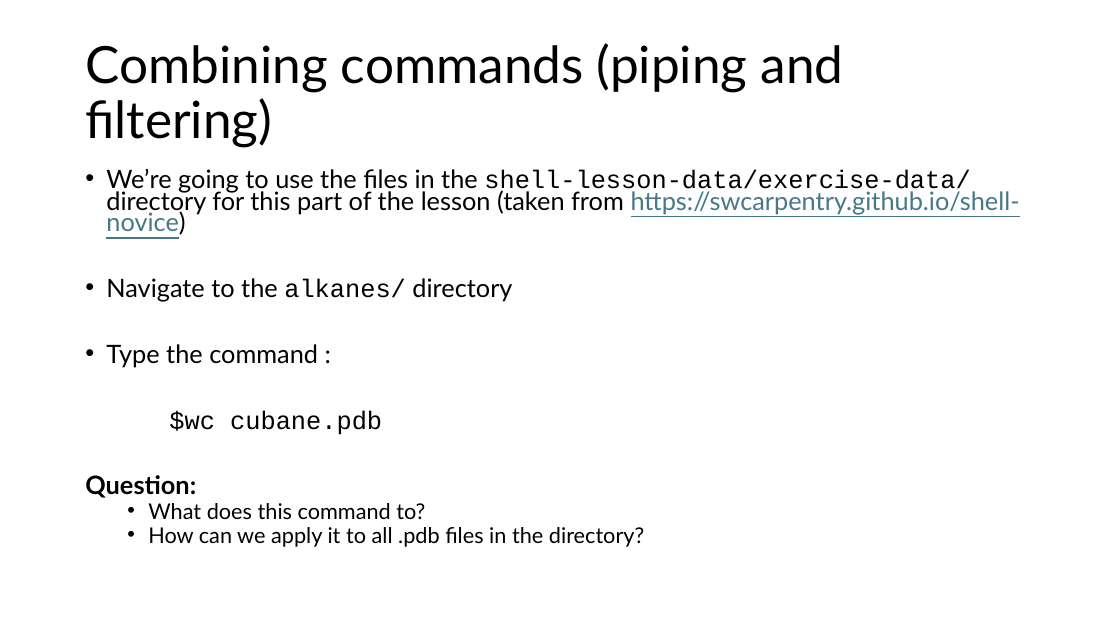
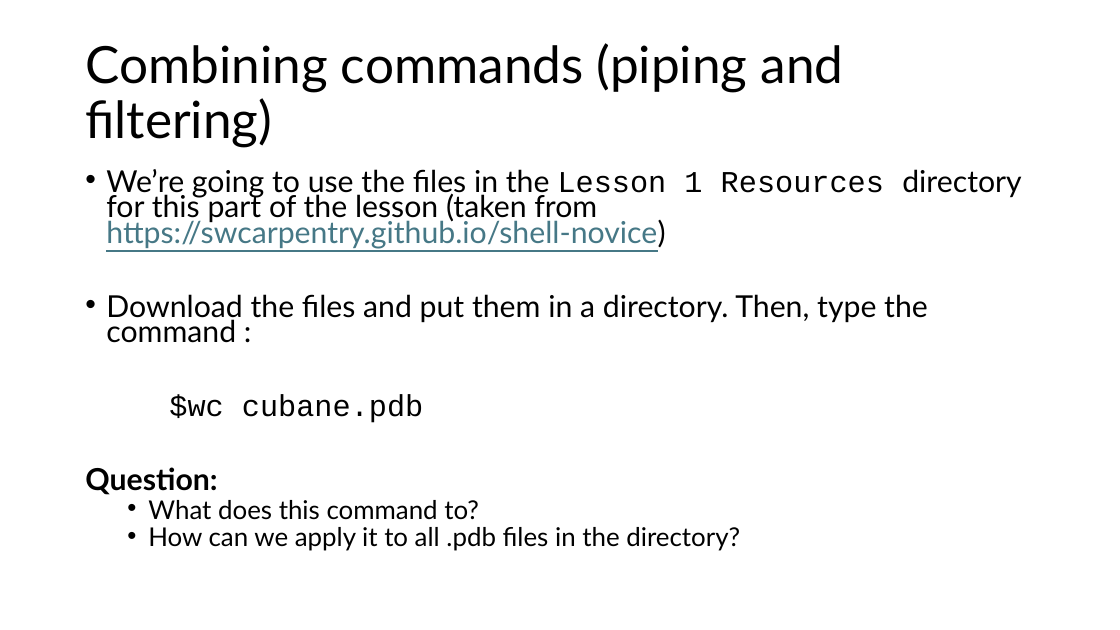
Before and after one commit to joe2mer/PSYC-5P02-2025, a slide deck: slide 28 of Slides/1.Terminal&Shell.pptx. Drawn at 1120x630 pixels with LibreOffice and Linux fonts; fonts in the diff are those of the drawing. Boxes give left, top, right and bottom in pixels: in the first picture for what was removed or moved away, otherwise in the second. Text is boxed around its words. In the diff, an @@ line names an element or a change of style, - is before the commit and + after.

```diff
--- a/Slides/1.Terminal&Shell.pptx
+++ b/Slides/1.Terminal&Shell.pptx
@@ text at (106,169,1021,343): text changed; size 21.7 to 25.9 pt @@
-• We’re going to use the files in the shell-lesson-data/exercise-data/ directory for this part of the lesson (taken from https://swcarpentry.github.io/shell-novice)
-• Navigate to the alkanes/ directory
-• Type the command :
+• We’re going to use the files in the Lesson 1 Resources directory for this part of the lesson (taken from https://swcarpentry.github.io/shell-novice)
+• Download the files and put them in a directory. Then, type the command :
@@ text at (85,394,740,551): size 21.7 to 25.9 pt in "$wc cubane.pdb", "Question:"; size 18.6 to 22.2 pt in "What does this command to?", "How can we apply it to all ..." @@
```
Also in this commit, not shown: 2 other slides changed, 4 other files.
